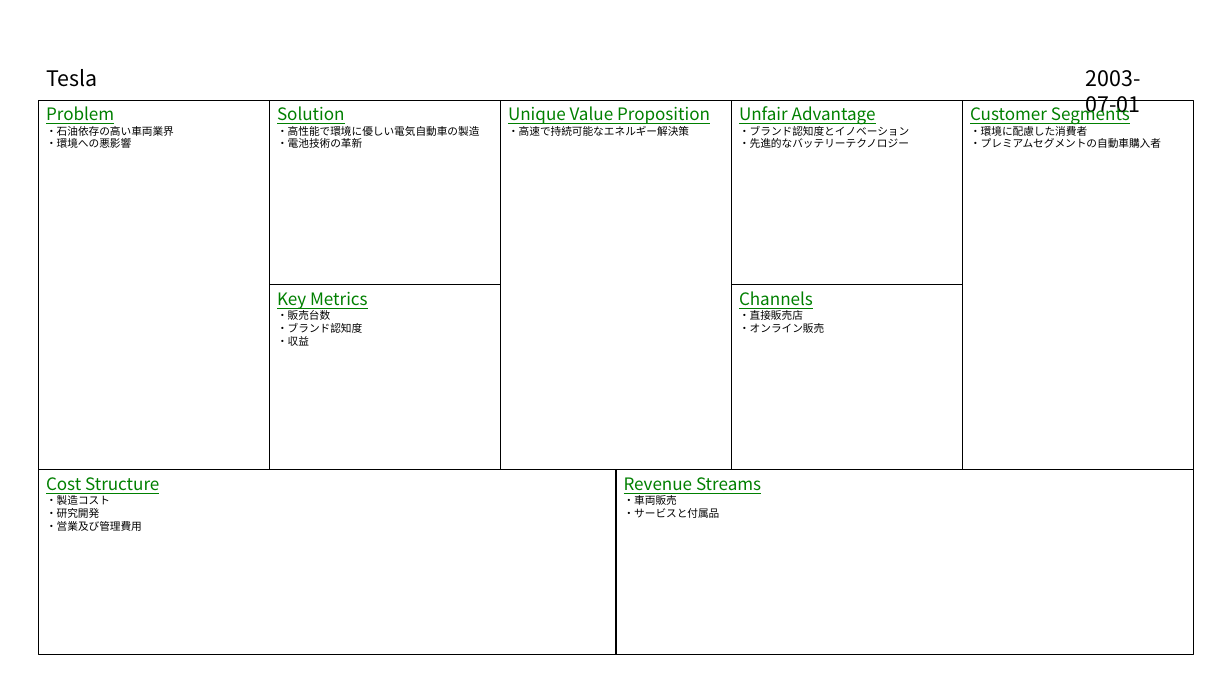
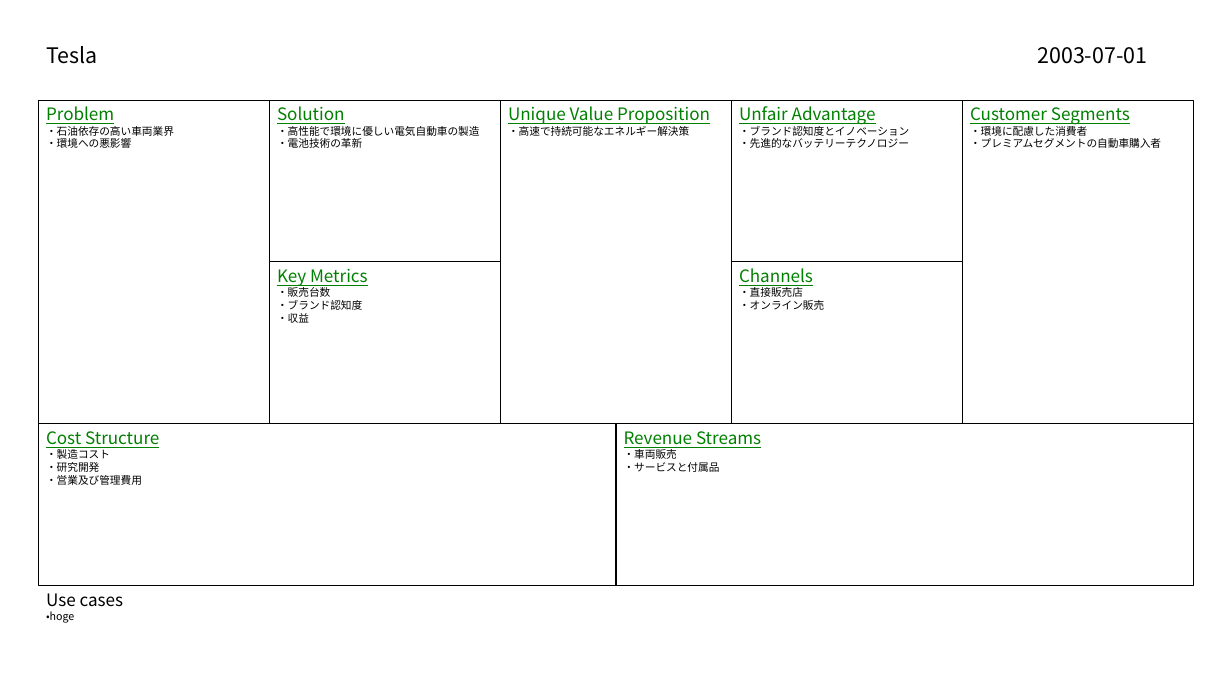
Before and after one commit to t0m0h1r0/LeanCanvas, a slide deck: slide 15 of sample.pptx. Drawn at 1232x693 pixels with LibreOffice and Linux fonts; fonts in the diff are those of the drawing. Boxes give left, top, right and bottom in pixels: in the first picture for what was removed or moved away, otherwise in the second. Text is boxed around its words. In the diff, an @@ line names an element or a change of style, - is before the commit and + after.

```diff
--- a/sample.pptx
+++ b/sample.pptx
@@ text "Tesla": place and size @@
-text "Tesla" at (46,69,97,87)
+text "Tesla" at (46,46,97,64)
@@ text "2003-07-01" rewrapped from (1086,70,1141,118) to (1037,47,1147,64) @@
@@ rectangle "Problem": place and size @@
-rectangle "Problem" at (38,100,270,470)
+rectangle "Problem" at (38,100,270,424)
@@ rectangle "Solution": place and size @@
-rectangle "Solution" at (270,100,500,285)
+rectangle "Solution" at (270,100,500,262)
@@ rectangle "Unique Value Proposition": place and size @@
-rectangle "Unique Value Proposition" at (500,100,732,470)
+rectangle "Unique Value Proposition" at (500,100,732,424)
@@ rectangle "Unfair Advantage": place and size @@
-rectangle "Unfair Advantage" at (732,100,962,285)
+rectangle "Unfair Advantage" at (732,100,962,262)
@@ rectangle "Customer Segments": place and size @@
-rectangle "Customer Segments" at (962,100,1194,470)
+rectangle "Customer Segments" at (962,100,1194,424)
@@ rectangle "Key Metrics": place and size @@
-rectangle "Key Metrics" at (270,285,500,470)
+rectangle "Key Metrics" at (270,262,500,424)
@@ rectangle "Channels": place and size @@
-rectangle "Channels" at (732,285,962,470)
+rectangle "Channels" at (732,262,962,424)
@@ rectangle "Cost Structure": place and size @@
-rectangle "Cost Structure" at (38,470,616,654)
+rectangle "Cost Structure" at (38,424,616,585)
@@ rectangle "Revenue Streams": place and size @@
-rectangle "Revenue Streams" at (616,470,1194,654)
+rectangle "Revenue Streams" at (616,424,1194,585)
@@ text added at (46,593,124,623), 16 pt, text #000000 @@
+Use cases
+•hoge
```
Also in this commit, not shown: 15 other slides changed, 6 other files.
